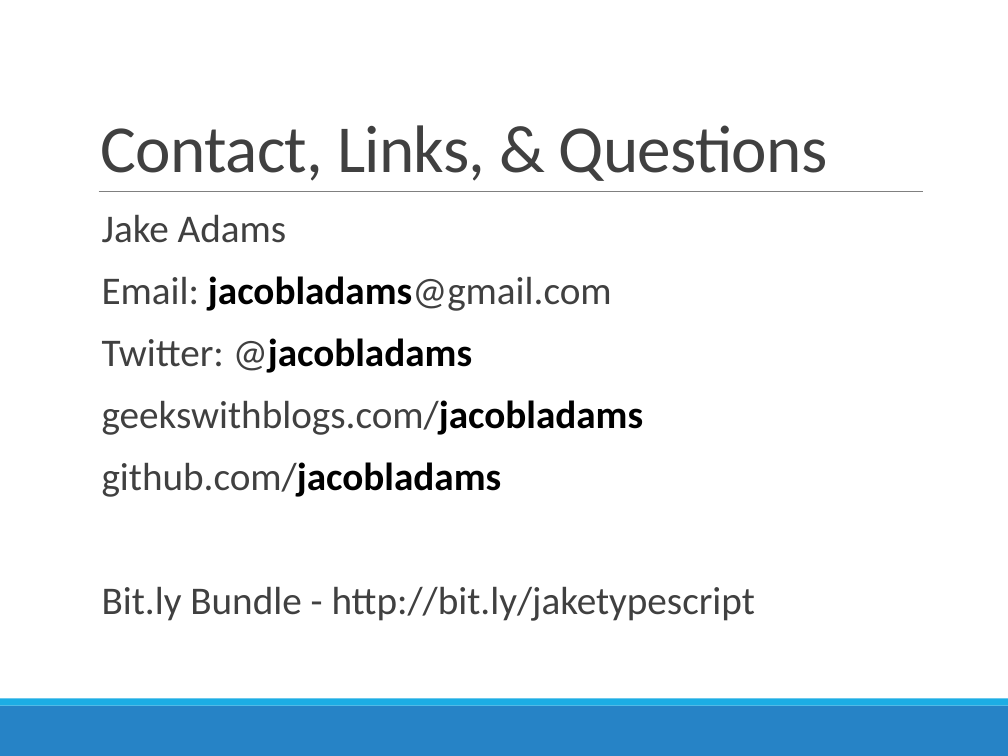
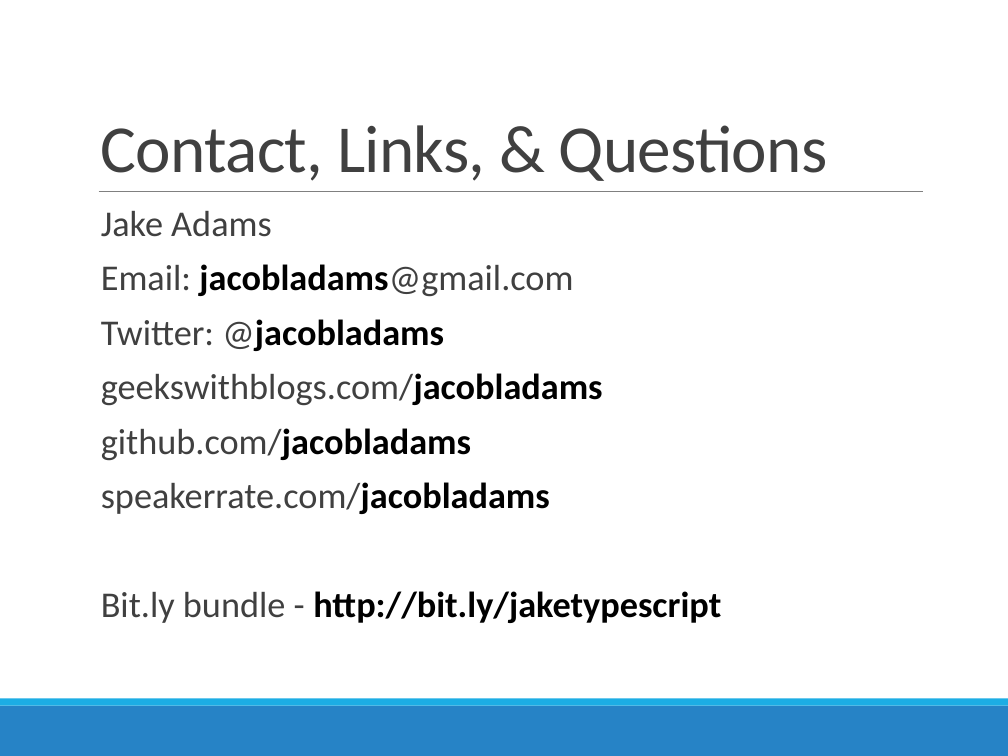
Before and after one commit to jacobladams/presentations, a slide deck: slide 23 of typescript/TypeScript - Beyond JavaScript.pptx (slide 24 before the commit). Drawn at 1008x756 pixels with LibreOffice and Linux fonts; fonts in the diff are those of the drawing. Boxes give left, top, right and bottom in pixels: in the first picture for what was removed or moved away, otherwise in the second. Text is boxed around its words. In the diff, an @@ line names an element or a change of style, - is before the commit and + after.

```diff
--- a/typescript/TypeScript - Beyond JavaScript.pptx
+++ b/typescript/TypeScript - Beyond JavaScript.pptx
@@ text at bbox=[101, 211, 603, 460]: size 28 to 25.9 pt in "Jake Adams", "Email: jacobladams@gmail.com", "Twitter: @jacobladams", "geekswithblogs.com/jacobladams" and 1 more places; line spacing 0.9 to 0.8 @@
@@ text at bbox=[101, 482, 721, 623]: text changed; size 28 to 25.9 pt; text colour #404040 to #000000; bold on @@
-  Bit.ly Bundle - http://bit.ly/jaketypescript
+  speakerrate.com/jacobladams
+  Bit.ly bundle - http://bit.ly/jaketypescript
```
Also in this commit, not shown: 7 other slides changed, 1 slide removed, 12 other files.
